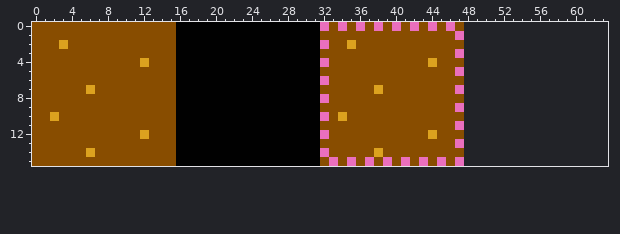
Two versions of one pixel-art file, data/map/ground.ase. The picture above was drawn from the file before the commit.
48x16 pixels, 1 frame. The old version is drawn lined up with the new one, on the new canvas.
After:
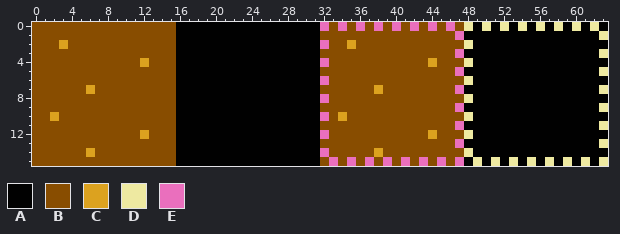
Palette (. is transparent): A #010101  B #884d00  C #dca21f  D #eee9a1  E #ea6fbd
What changed:
{"change": "canvas 48x16 -> 64x16"}
{"y":0,"x":48,"old":"................","new":"DADADADADADADADA"}
{"y":1,"x":48,"old":"................","new":"AAAAAAAAAAAAAAAD"}
{"y":2,"x":48,"old":"................","new":"DAAAAAAAAAAAAAAA"}
{"y":3,"x":48,"old":"................","new":"AAAAAAAAAAAAAAAD"}
{"y":4,"x":48,"old":"................","new":"DAAAAAAAAAAAAAAA"}
{"y":5,"x":48,"old":"................","new":"AAAAAAAAAAAAAAAD"}
{"y":6,"x":48,"old":"................","new":"DAAAAAAAAAAAAAAA"}
{"y":7,"x":48,"old":"................","new":"AAAAAAAAAAAAAAAD"}
{"y":8,"x":48,"old":"................","new":"DAAAAAAAAAAAAAAA"}
{"y":9,"x":48,"old":"................","new":"AAAAAAAAAAAAAAAD"}
{"y":10,"x":48,"old":"................","new":"DAAAAAAAAAAAAAAA"}
{"y":11,"x":48,"old":"................","new":"AAAAAAAAAAAAAAAD"}
{"y":12,"x":48,"old":"................","new":"DAAAAAAAAAAAAAAA"}
{"y":13,"x":48,"old":"................","new":"AAAAAAAAAAAAAAAD"}
{"y":14,"x":48,"old":"................","new":"DAAAAAAAAAAAAAAA"}
{"y":15,"x":48,"old":"................","new":"ADADADADADADADAD"}
